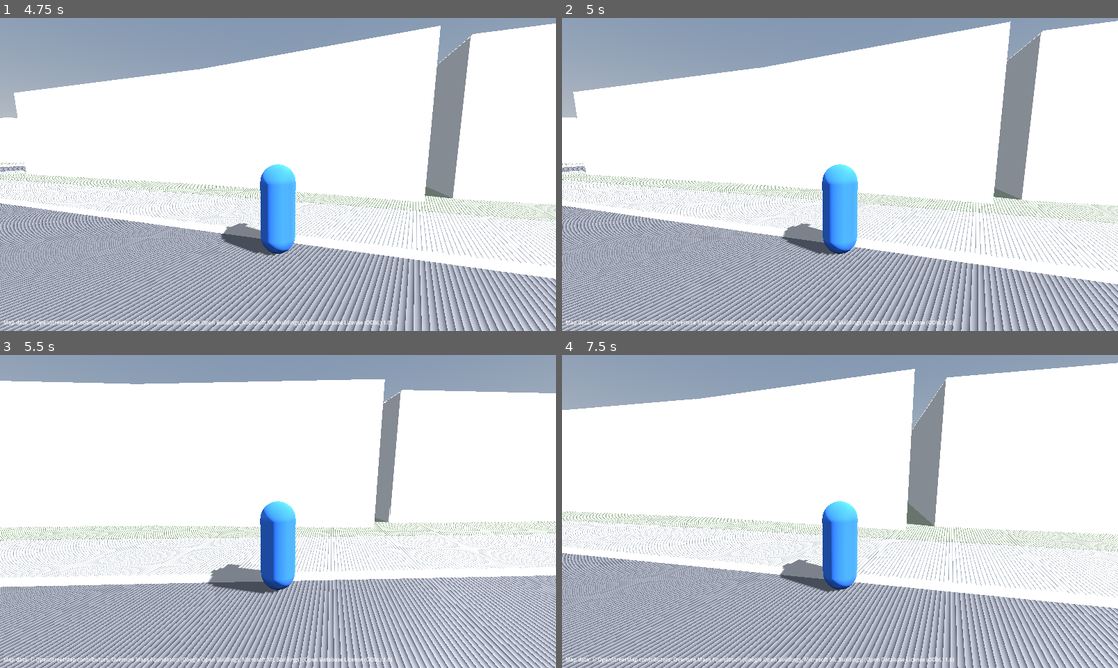
Above: before the commit, frames 1-4 (two rows, left to right).
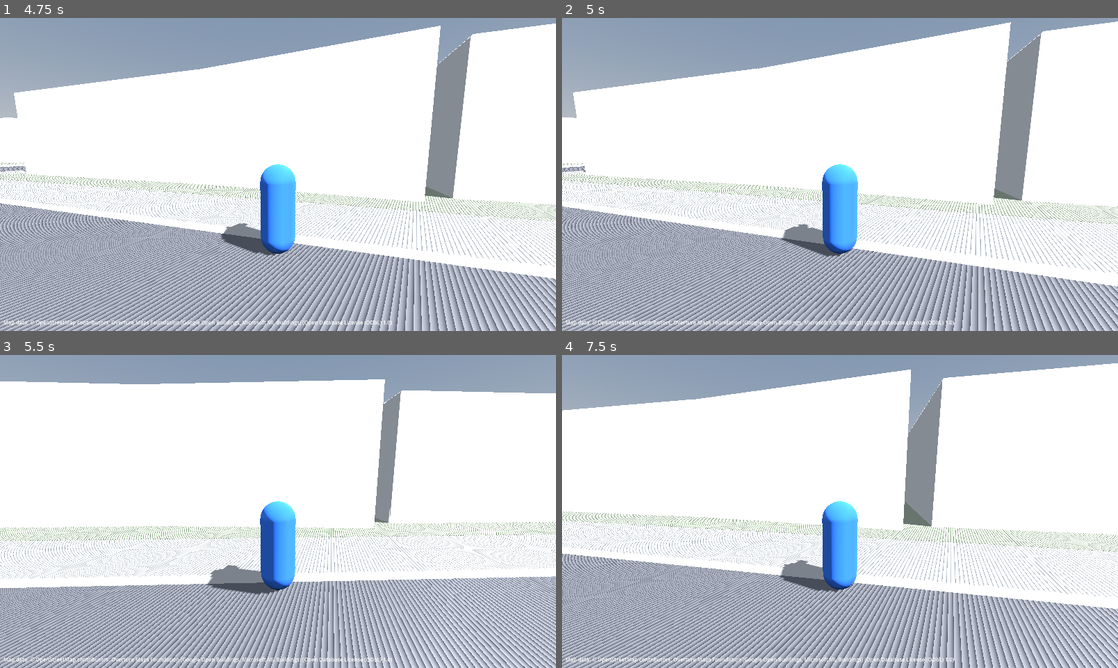
Above: after the commit, the same moments.

Repository: facundouferer/resistencia
Game: Godot game, scene res://scenes/main/main.tscn
Same seed, same stepped clock (60 frames per second), same inputs: the game is played once before the commit and once after it.
Inputs (mouse positions are in pixels of both pictures, inside the frame that each line leads up to):
- Up to frame 1 (4.75 s): tap Enter at 0.5 s; move the mouse to (400, 158) at 0.52 s; hold D (move_right) 0.53-1.28 s; hold Shift (run) 0.53-1.28 s; move the mouse to (166, 190) at 1.27 s; hold S (move_back) 1.28-2.03 s; click (166, 190) at 1.35 s; tap Shift (run) at 1.55, 2.85, 3.8, 4.35 s; move the mouse to (289, 168) at 2.02 s; hold Shift (run) 2.03-2.78 s; hold W (move_forward) from 2.03 s (still down); move the mouse to (272, 180) at 2.77 s; move the mouse to (316, 177) at 3.52 s; press the mouse at (316, 177) at 3.53 s; move the mouse to (233, 171) at 4.27 s; release the mouse at (233, 171) at 4.28 s
- Up to frame 2 (5 s): keep holding W (move_forward)
- Up to frame 3 (5.5 s): keep holding W (move_forward); move the mouse to (283, 511) at 5.02 s; hold Shift (run) from 5.03 s (still down)
- Up to frame 4 (7.5 s): move the mouse to (817, 505) at 5.77 s; release W (move_forward) at 5.78 s; release Shift (run) at 5.78 s; hold D (move_right) 5.78-6.53 s; click (817, 505) at 5.85 s; tap Shift (run) at 6.05, 7.35 s; move the mouse to (867, 511) at 6.52 s; hold Shift (run) 6.53-7.28 s; hold W (move_forward) from 6.53 s (still down); move the mouse to (812, 511) at 7.27 s

Frame 1 is identical in both runs. In frame 2, 22% of the frame differs, in the area x 0-100%, y 0-100%; in frame 3, 21%; in frame 4, 28%, in the area x 0-100%, y 2-100%.

Commit message:
fix(player): climb curbs from any approach
- Step-up uses the intended motion and probes above the floor contact
- Works while the capsule rests on the curb edge (not reported as floor)
- Regression test: every block, walking and running, straight and at 45 degrees

Diff:
--- a/scripts/player/player_controller.gd
+++ b/scripts/player/player_controller.gd
@@ -11,6 +11,9 @@
 @export var turn_speed := 10.0
 ## Highest obstacle (m) climbed automatically, e.g. a curb. Walls are taller.
 @export var max_step_height := 0.3
+
+const STEP_PROBE_LIFT := 0.02
+const GROUND_PROBE_DEPTH := 0.1
 @export var camera_path: NodePath = ^"CameraPivot"
 @export var visual_path: NodePath = ^"Visual"
 
@@ -32,7 +35,7 @@
 	horizontal = horizontal.move_toward(direction * speed, acceleration * delta)
 	velocity.x = horizontal.x
 	velocity.z = horizontal.z
-	var stepped := _try_step_up(delta)
+	var stepped := _try_step_up(direction * speed * delta)
 	move_and_slide()
 	if stepped:
 		# Land on top of the step instead of floating for a few frames.
@@ -45,15 +48,26 @@
 		_visual.rotation.y = lerp_angle(_visual.rotation.y, target_yaw, clampf(turn_speed * delta, 0.0, 1.0))
 
 
-## Raises the body when a low obstacle (curb) blocks horizontal movement and
-## there is free space above it. Returns true when the body was raised.
-func _try_step_up(delta: float) -> bool:
-	var motion := Vector3(velocity.x, 0.0, velocity.z) * delta
-	if motion.length_squared() < 1e-8 or not is_on_floor():
+## Raises the body when a low obstacle (curb) blocks the intended movement
+## and there is free space above it. Returns true when the body was raised.
+## Uses the intended motion, not the velocity: after hitting the curb,
+## move_and_slide removes the velocity component into it.
+func _try_step_up(motion: Vector3) -> bool:
+	if motion.length_squared() < 1e-8 or velocity.y > 0.0:
 		return false
+	# Not is_on_floor(): a capsule resting on the curb edge is not "on floor"
+	# (edge normal ~50°), which is exactly when it needs to step.
+	if not is_on_floor() and not test_move(global_transform, Vector3.DOWN * GROUND_PROBE_DEPTH):
+		return false  # airborne
+	# Probe a little above the floor so the floor contact cannot hide the step.
+	var probe := global_transform.translated(Vector3.UP * STEP_PROBE_LIFT)
 	var hit := KinematicCollision3D.new()
-	if not test_move(global_transform, motion, hit) or hit.get_normal().y >= cos(floor_max_angle):
-		return false  # free, or touching walkable floor
+	if not test_move(probe, motion, hit):
+		return false
+	if hit.get_normal().y >= cos(floor_max_angle):
+		return false  # walkable slope, move_and_slide handles it
+	if hit.get_position().y - global_position.y > max_step_height:
+		return false  # obstacle taller than a step
 	var up := Vector3.UP * max_step_height
 	if test_move(global_transform, up):
 		return false  # ceiling
--- a/tests/run_tests.gd
+++ b/tests/run_tests.gd
@@ -40,6 +40,7 @@
 	await _test_walk_every_street_segment()
 	await _test_walk_every_sidewalk()
 	await _test_step_from_roadway_onto_sidewalk()
+	await _test_curb_climb_matrix()
 	await _test_buildings_block_the_player()
 	# Phase 5: persistence
 	await _test_position_survives_restart()
@@ -263,6 +264,34 @@
 	await _free(main)
 
 
+## Every block, walking and running, straight and at 45 degrees.
+func _test_curb_climb_matrix() -> void:
+	var main := await _spawn_main(REAL_MAIN_SCENE)
+	var world: ResistanceWorld = main.get_node("World")
+	var failed: Array[String] = []
+	var total := 0
+	for block in world.metadata["blocks"]:
+		var path: Array = world.metadata["blocks"][block]["sidewalk_path"]
+		var a := GeoReference.local_to_godot(path[0])
+		var b := GeoReference.local_to_godot(path[1])
+		var on_sidewalk := (a + b) / 2.0
+		var tangent := (b - a).normalized()
+		var outward := on_sidewalk - _ring_center(world.metadata["blocks"][block]["lot"][0])
+		outward = (outward - tangent * outward.dot(tangent)).normalized()
+		for running in [false, true]:
+			for angle_deg in [0.0, 45.0]:
+				var dir := outward.rotated(Vector3.UP, deg_to_rad(angle_deg))
+				var start := on_sidewalk + dir * (4.0 / cos(deg_to_rad(angle_deg))) + Vector3(0, 0.1, 0)
+				var reached := await _walk_path(main, start, [on_sidewalk], -1.0, 600, running)
+				await _frames(5)
+				var y := _player(main).global_position.y
+				total += 1
+				if not reached or absf(y - 0.15) > 0.05:
+					failed.append("%s %s %d° y=%.2f" % [block, "run" if running else "walk", angle_deg, y])
+	_check(failed.is_empty(), "curb climbed in %d/%d approaches %s" % [total - failed.size(), total, failed])
+	await _free(main)
+
+
 func _test_buildings_block_the_player() -> void:
 	var main := await _spawn_main(REAL_MAIN_SCENE)
 	var world: ResistanceWorld = main.get_node("World")
@@ -383,14 +412,15 @@
 ## Teleports the player to start and runs through the points, steering the
 ## camera yaw towards each one. Returns false if a point is not reached.
 ## When floor_y >= 0, also fails if the player leaves that height while on the floor.
-func _walk_path(main: Node, start: Vector3, points: Array, floor_y := -1.0, max_frames := 1500) -> bool:
+func _walk_path(main: Node, start: Vector3, points: Array, floor_y := -1.0, max_frames := 1500, running := true) -> bool:
 	var player := _player(main)
 	var camera := _camera(main)
 	player.global_position = start
 	player.velocity = Vector3.ZERO
 	await _frames(5)
 	Input.action_press("move_forward")
-	Input.action_press("run")
+	if running:
+		Input.action_press("run")
 	var ok := true
 	for target in points:
 		var frames := 0
Not shown, changed: docs/progress.md
